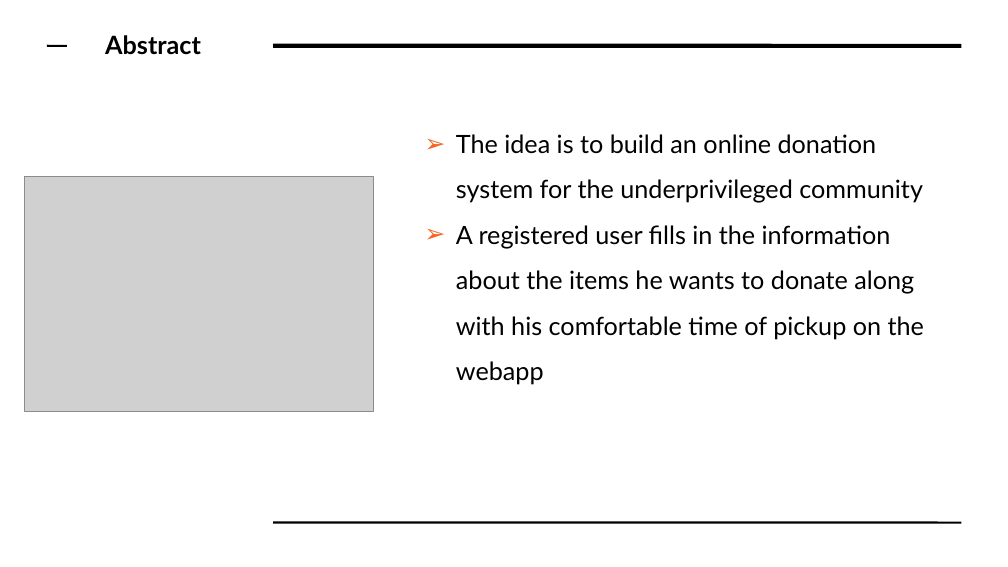
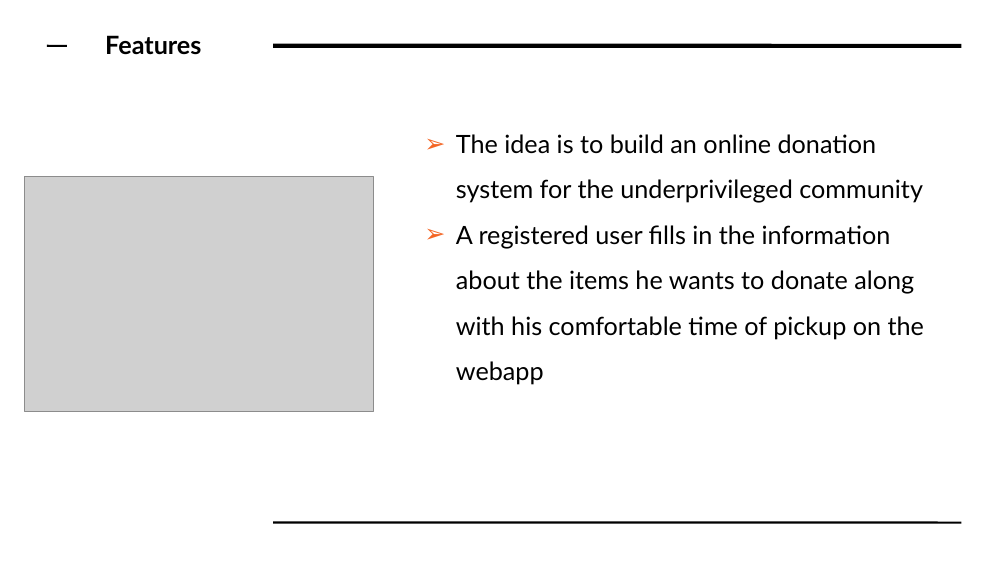
Before and after one commit to Saumya-Mishra9129/hackathon2019, a slide deck: slide 5 of Hackfest.odp (slide 3 before the commit). Drawn at 1008x567 pixels with LibreOffice and Linux fonts; fonts in the diff are those of the drawing; grey boxes stand for pictures. Boxes give left, top, right and bottom in pixels: in the first picture for what was removed or moved away, otherwise in the second. Text is boxed around its words. In the diff, an @@ line names an element or a change of style, - is before the commit and + after.

```diff
--- a/Hackfest.odp
+++ b/Hackfest.odp
@@ text at box(105, 35, 201, 55): text changed @@
-Abstract
+Features
```
Also in this commit, not shown: 4 other slides changed, 7 slides added, 17 other files.
